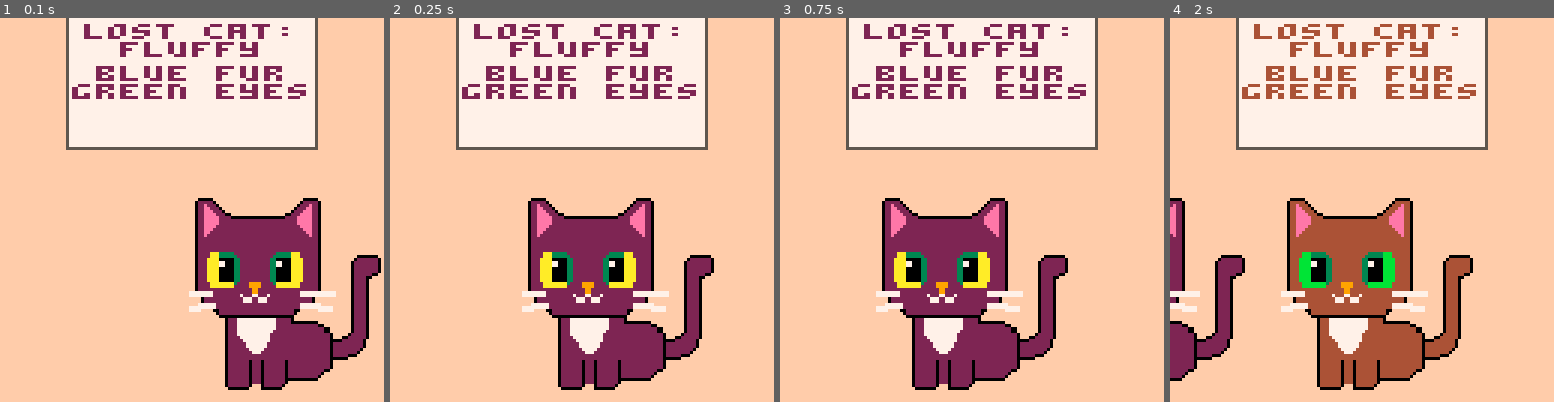
Above: before the commit, frames 1-4 (left to right).
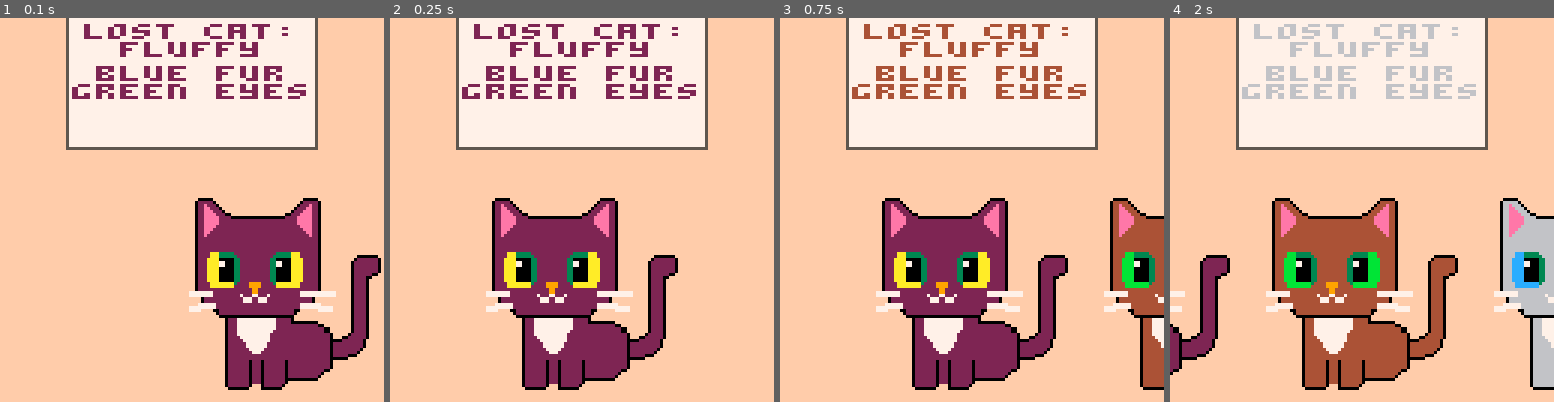
Above: after the commit, the same moments.

Repository: pcal43/pico8-papurrs-please
Game: PICO-8 cartridge pico8-home/carts/lost-cats.p8
Two runs of this game, one before a commit and one after it. Both use one fixed random seed, a clock stepped at 60 frames per second and the inputs below.
Inputs:
- Up to frame 1 (0.1 s): no input
- Up to frame 2 (0.25 s): no input
- Up to frame 3 (0.75 s): no input
- Up to frame 4 (2 s): hold Right from 1.6 s (still down)

Frame 1 is identical in both runs. In frame 2, 16% of the frame differs, in the area x 25-85%, y 46-97%; in frame 3, 8.4%; in frame 4, 23%, in the area x 0-100%, y 1-97%.

Commit message:
checkpoint

Diff:
--- a/pico8-home/carts/src/GameScreen.lua
+++ b/pico8-home/carts/src/GameScreen.lua
@@ -57,12 +57,16 @@
             self.canPress = true
         end
 
-
-        -- lerp scrollPos toward targetPos by 2% per frame
-        if self.scrollPos ~= self.targetPos then
-            self.scrollPos = self.scrollPos + (self.targetPos - self.scrollPos) * 0.2
-            if abs(self.targetPos - self.scrollPos) < 0.001 then
+        -- adjust scrollPos to 'catch up' with targetPos
+        local diff = self.targetPos - self.scrollPos
+        local dist = abs(diff)
+        if dist > 0 then
+            local step = dist * 0.2
+            if step < 0.1 then step = 0.1 end
+            if step >= dist then
                 self.scrollPos = self.targetPos
+            else
+                self.scrollPos = self.scrollPos + sgn(diff) * step
             end
         end
 
